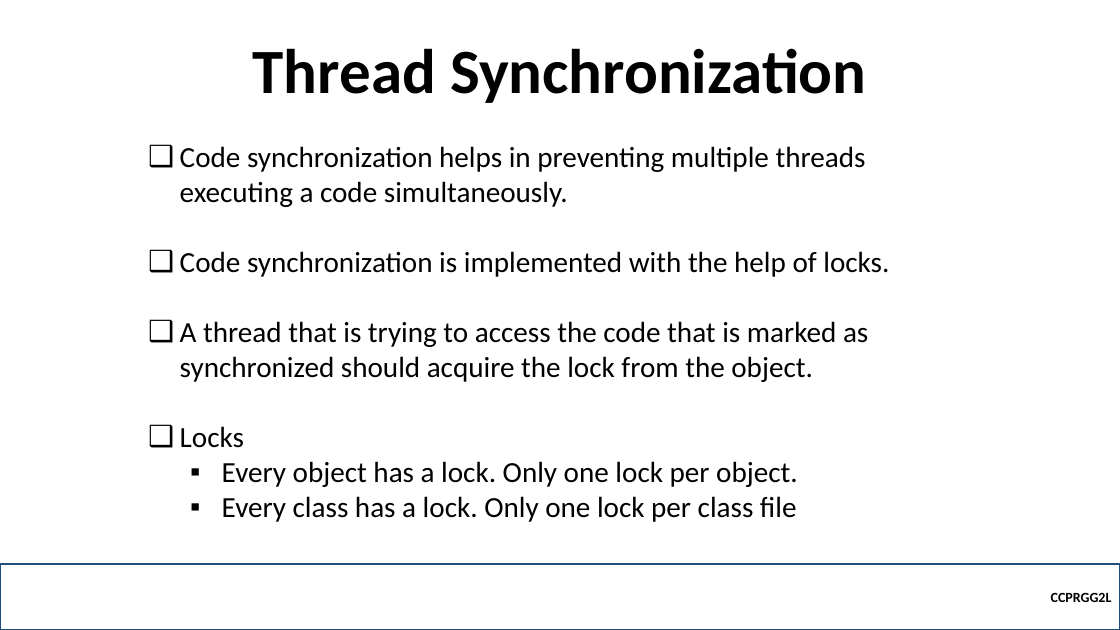
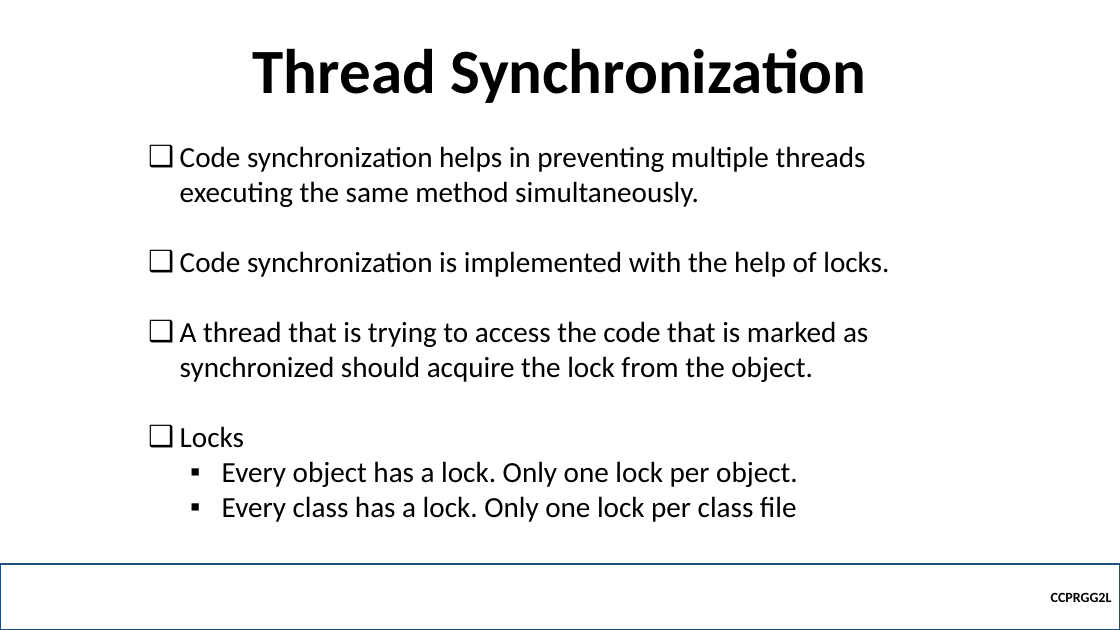
Before and after one commit to robitussin/CCPRGG2L, a slide deck: slide 3 of week_12/Thread Synchronization.pptx. Drawn at 1120x630 pixels with LibreOffice and Linux fonts; fonts in the diff are those of the drawing; background and template pictures are left out. Boxes give left, top, right and bottom in pixels: in the first picture for what was removed or moved away, otherwise in the second. Text is boxed around its words. In the diff, an @@ line names an element or a change of style, - is before the commit and + after.

```diff
--- a/week_12/Thread Synchronization.pptx
+++ b/week_12/Thread Synchronization.pptx
@@ text at (180, 146, 866, 207): text changed @@
-❑ Code synchronization helps in preventing multiple threads executing a code simultaneously.
+❑ Code synchronization helps in preventing multiple threads executing the same method simultaneously.
```
Also in this commit, not shown: 3 other files.
